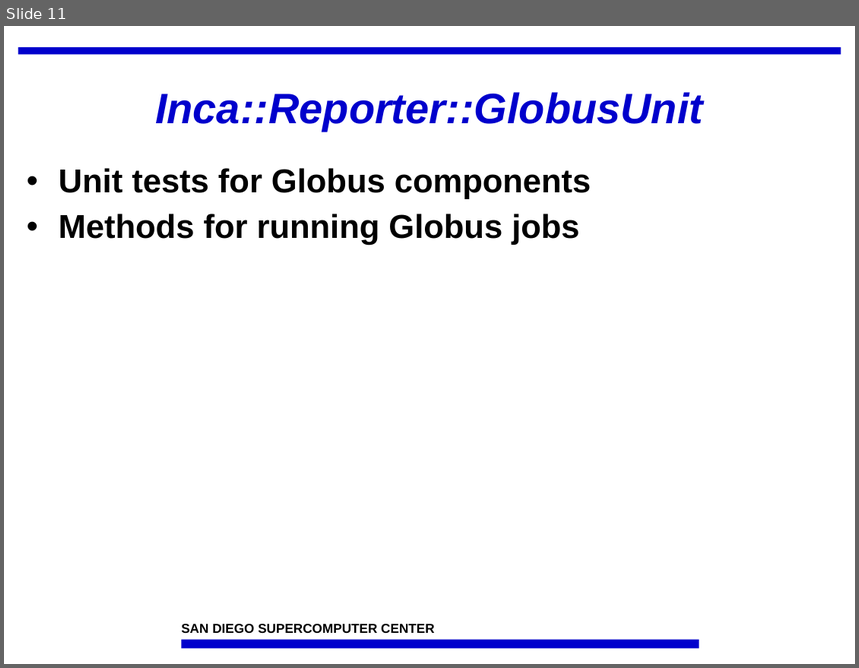
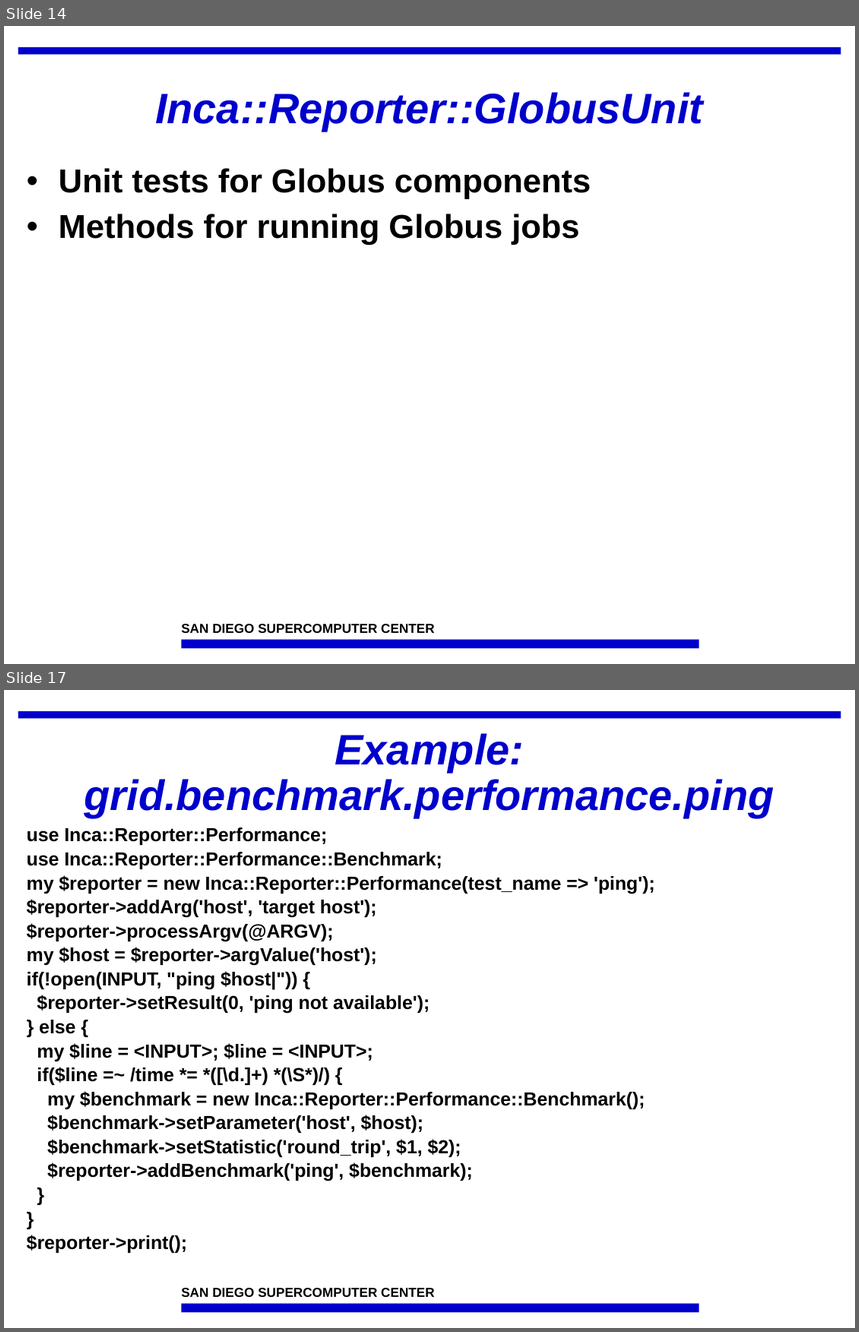
Before and after one commit to IncaProject/inca-xsede, a slide deck: talks/incaReporters.ppt. Shown one above the other, each under a label of ours: slide 11 before the commit, slides 14 and 17 after it; the slides between them are not shown. The pictures are 859x668 and 859x1332 pixels, drawn with LibreOffice and Linux fonts; fonts in the diff are those of the drawing; background and template pictures are left out. Boxes give left, top, right and bottom in pixels: in the first picture for what was removed or moved away, otherwise in the second. Text is boxed around its words. In the diff, an @@ line names an element or a change of style, - is before the commit and + after.

Commit message:
Add examples.

```diff
--- a/talks/incaReporters.ppt
+++ b/talks/incaReporters.ppt
@@ slide 17 added at (4, 690, 855, 1328), background #FFFFFF; not listed: 3 template elements that a slide beside it also shows @@
@@ title added at (85, 733, 775, 818), 36 pt, text #0000CC, bold, italic @@
+Example: grid.benchmark.performance.ping
@@ text added at (27, 828, 655, 1253), 16 pt, text #000000, bold @@
+use Inca::Reporter::Performance;
+use Inca::Reporter::Performance::Benchmark;
+my $reporter = new Inca::Reporter::Performance(test_name => 'ping');
+$reporter->addArg('host', 'target host');
+$reporter->processArgv(@ARGV);
+my $host = $reporter->argValue('host');
+if(!open(INPUT, "ping $host|")) {
+$reporter->setResult(0, 'ping not available');
+} else {
+my $line = <INPUT>; $line = <INPUT>;
+if($line =~ /time *= *([\d.]+) *(\S*)/) {
+my $benchmark = new Inca::Reporter::Performance::Benchmark();
+$benchmark->setParameter('host', $host);
+$benchmark->setStatistic('round_trip', $1, $2);
+$reporter->addBenchmark('ping', $benchmark);
+}
+}
+$reporter->print();
@@ what was slide 11 is now slide 14 @@
```
Also in this commit, not shown: 3 slides changed, 4 other slides added.
